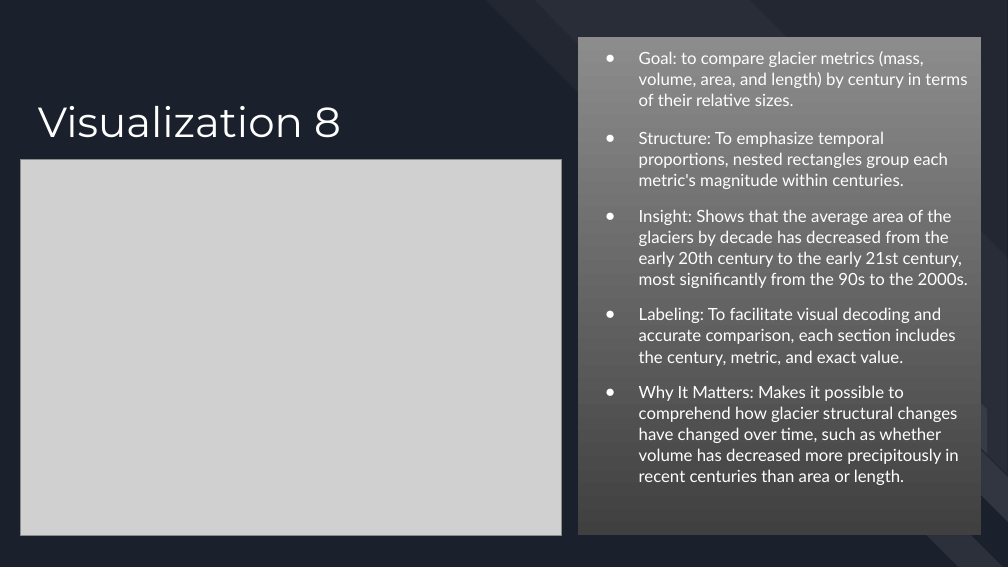
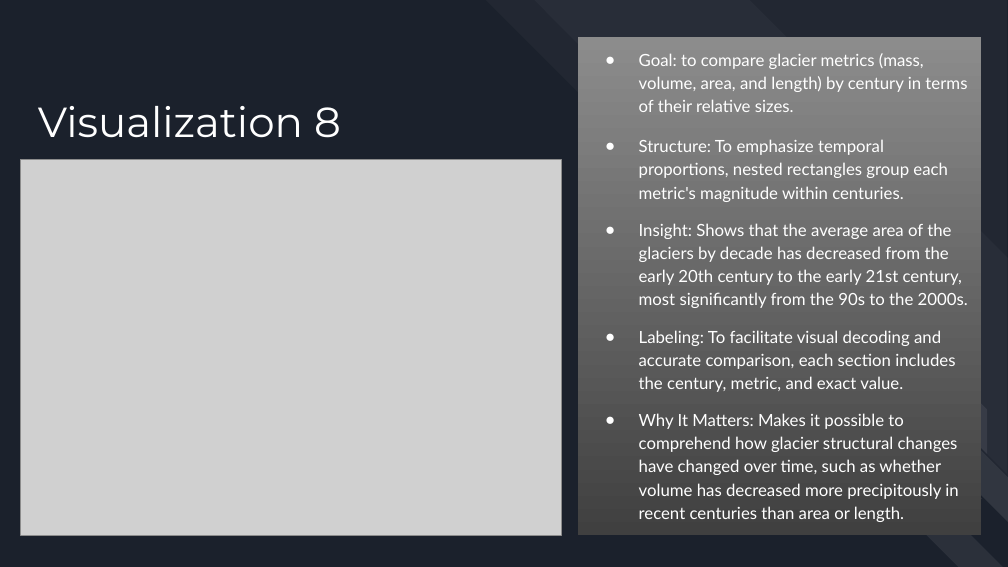
Before and after one commit to VodkaNoodles/CS445-GROUP8, a slide deck: slide 10 of CS445 SLIDES.pptx. Drawn at 1008x567 pixels with LibreOffice and Linux fonts; fonts in the diff are those of the drawing; grey boxes stand for pictures. Boxes give left, top, right and bottom in pixels: in the first picture for what was removed or moved away, otherwise in the second. Text is boxed around its words. In the diff, an @@ line names an element or a change of style, - is before the commit and + after.

```diff
--- a/CS445 SLIDES.pptx
+++ b/CS445 SLIDES.pptx
@@ text "Goal: to compare glacier metrics ..." at [579, 36, 982, 535]: line spacing 1.05 to 1.15 @@
```
Also in this commit, not shown: 4 other slides changed, 4 slides added, 4 slides removed, 3 other files.
